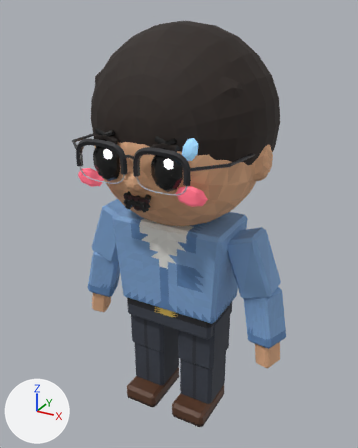
The glTF model assets/characters/man.glb, before and after one commit.
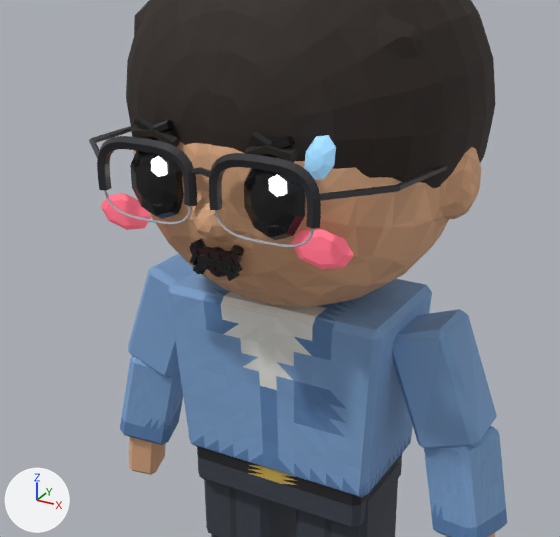
Each version appears first whole from a 50 mm camera at (1.14, -2.08, 2.16) aimed at (-0.02, 0.03, 1.1), and next in a close-up on the part from 7% to 88% of the width and 15% to 77% of the height. The axes (+X, +Y, +Z) are drawn at lower left. The lights are the same throughout. The older version's two pictures come first. Where no turn or scale is listed for an object, it has been applied to the vertices. Vertices at exactly the same position are counted once.

The first close-up shows 'man_eye_wide_L', 'man_eye_wide_R', 'man_glasses_arm_L', 'man_glasses_arm_R', 'man_glasses_top_L', 'man_glasses_top_R', 'man_glasses_wire_L', 'man_glasses_wire_R', 'man_hair', 'man_head', 'man_hips', 'man_larmL', 'man_larmR', 'man_thighL', 'man_thighR', 'man_torso', 'man_uarmL', 'man_uarmR' and 20 more.
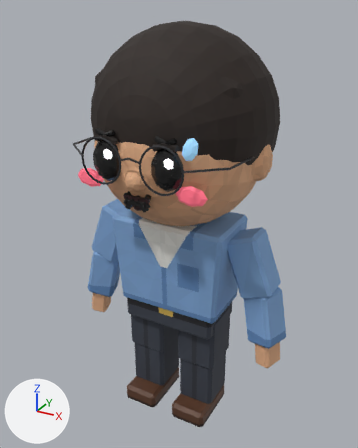
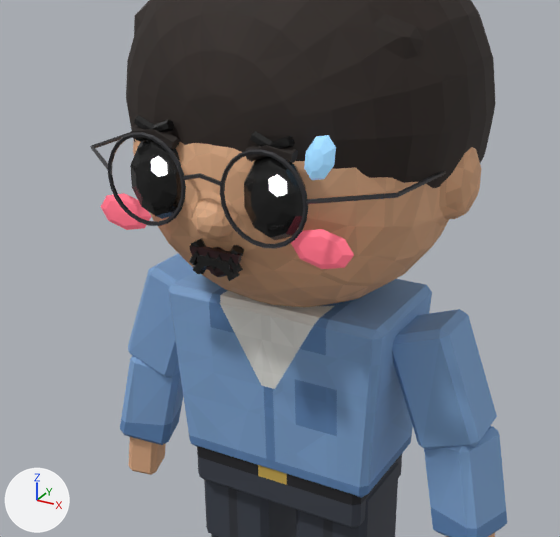
What differs and where, as boxes [x1, y1, x2, y2] in the close-ups (560 x 537 px):
'man_glasses_top_R', deleted (black): before [209, 153, 321, 229]
'man_glasses_top_L', deleted (black): before [97, 136, 197, 206]
'man_glasses_arm_R', reshaped (10% wider, 8% shorter): before [320, 166, 447, 201]; after [306, 172, 446, 204]
'man_glasses_rim_R', added: after [220, 149, 308, 249]
'man_glasses_rim_L', added (black): after [108, 132, 186, 226]
'man_glasses_arm_L', reshaped: before [89, 126, 132, 159]; after [90, 132, 131, 170]
'man_glasses_wire_R', deleted: before [215, 210, 314, 247]
'man_glasses_wire_L', deleted: before [104, 190, 192, 225]
part 3 of me_man_torso, reshaped: [189, 274, 410, 497] in both

What the commit changed:
me_man_glasses_arm_l is used by ob_man_glasses_arm_l; location (0.0, -0.372, 1.542).
me_man_glasses_arm_l had 15 vertices, 26 faces and spanned x -0.427..-0.265, y -0.065..0.353, z 0.019..0.045.
me_man_glasses_arm_l now has 15 vertices, 26 faces and spans x -0.425..-0.248, y -0.064..0.353, z 0.01..0.028.
me_man_glasses_arm_l part 1: 15 of 15 vertices moved; they spanned x -0.427..-0.265, y -0.065..0.353, z 0.019..0.045 and now span x -0.425..-0.248, y -0.064..0.353, z 0.01..0.028; mean shift (0.006, 0.0, -0.013).
me_man_glasses_arm_r is used by ob_man_glasses_arm_r; location (0.0, -0.372, 1.542).
me_man_glasses_arm_r had 15 vertices, 26 faces and spanned x 0.265..0.427, y -0.065..0.353, z 0.02..0.044.
me_man_glasses_arm_r now has 15 vertices, 26 faces and spans x 0.248..0.424, y -0.064..0.353, z 0.01..0.027.
me_man_glasses_arm_r part 2: 15 of 15 vertices moved; they spanned x 0.265..0.427, y -0.065..0.353, z 0.02..0.044 and now span x 0.248..0.424, y -0.064..0.353, z 0.01..0.027; mean shift (-0.006, 0.0, -0.013).
me_man_torso is used by ob_man_torso; location (0.0, 0.0, 0.0).
me_man_torso had 2664 vertices, 5324 faces and spanned x -0.312..0.312, y -0.179..0.179, z 0.671..1.172.
me_man_torso now has 410 vertices, 816 faces and spans x -0.312..0.312, y -0.179..0.179, z 0.671..1.172.
me_man_torso part 3: 2637 vertices removed from x -0.312..0.312, y -0.179..0.179, z 0.671..1.172; 383 vertices added at x -0.312..0.312, y -0.179..0.179, z 0.671..1.172.
Mesh me_man_glasses_rim_r is new.
It has 125 vertices, 246 faces and spans x 0.044..0.256, y -0.065..-0.055, z -0.099..0.114.
It uses material mat_man_glasses (black #2a2a2e).
Mesh me_man_glasses_rim_l is new.
It has 125 vertices, 246 faces and spans x -0.256..-0.044, y -0.065..-0.055, z -0.099..0.114.
It uses material mat_man_glasses (black #2a2a2e).
Object 'man_glasses_top_L' (ob_man_glasses_top_l) is deleted.
Object 'man_glasses_top_R' (ob_man_glasses_top_r) is deleted.
Object 'man_glasses_wire_L' (ob_man_glasses_wire_l) is deleted.
Object 'man_glasses_wire_R' (ob_man_glasses_wire_r) is deleted.
Object 'man_glasses_rim_R' (ob_man_glasses_rim_r) is new; it shows me_man_glasses_rim_r.
Its location is (0.0, -0.372, 1.542).
Object 'man_glasses_rim_L' (ob_man_glasses_rim_l) is new; it shows me_man_glasses_rim_l.
Its location is (0.0, -0.372, 1.542).
